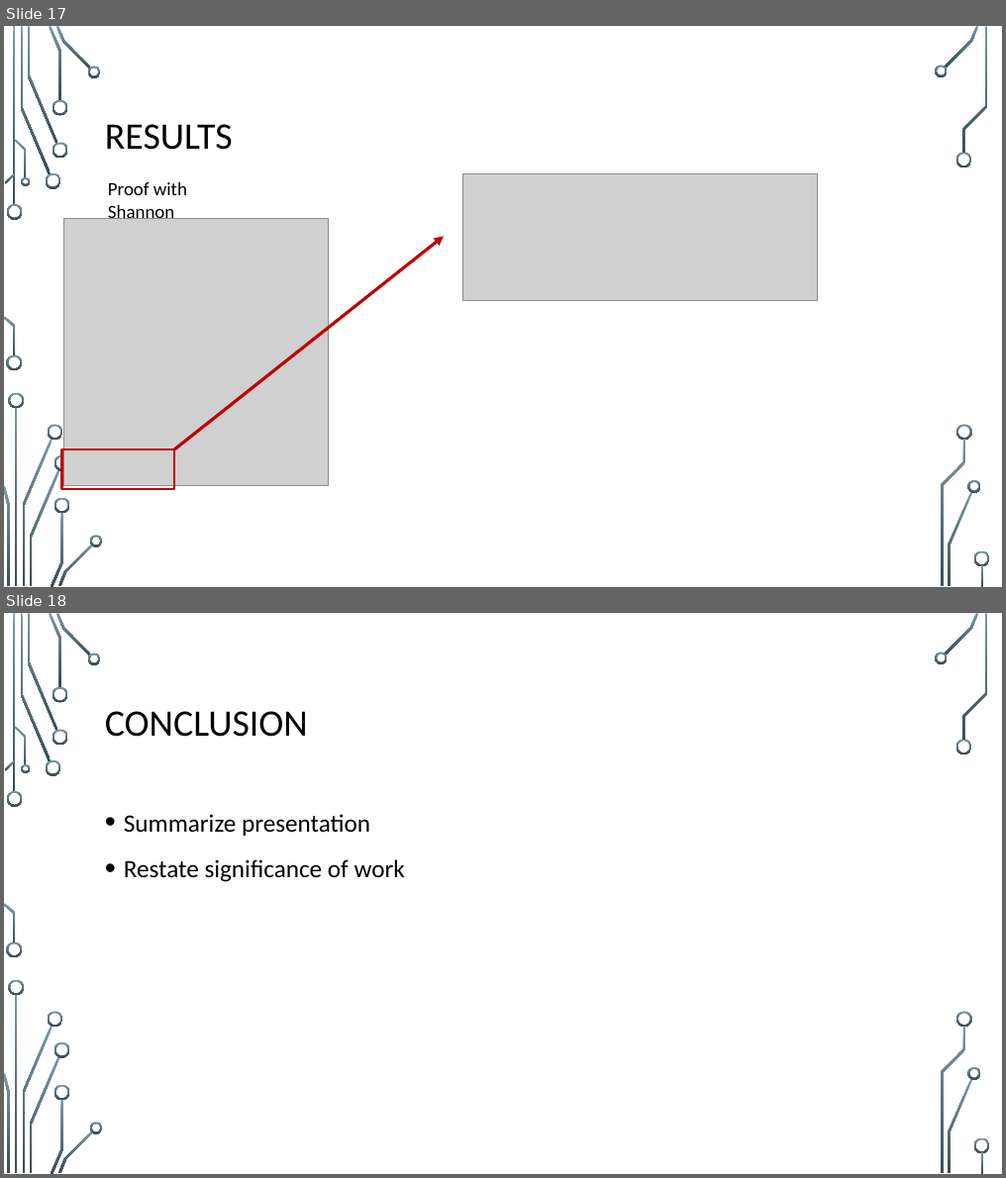
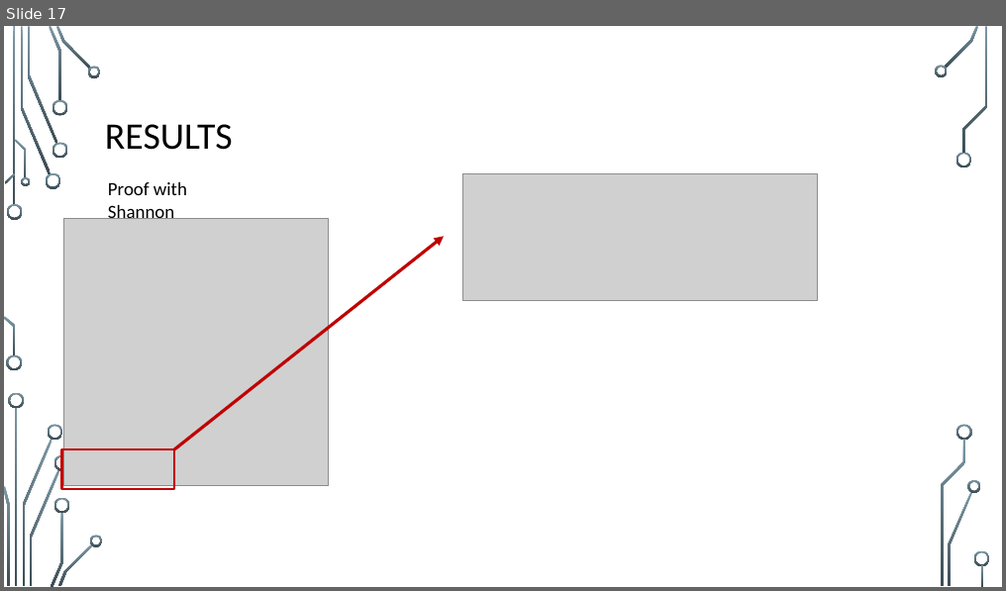
Before and after one commit to StanWarford/case-analysis, a slide deck: SCCUR-slides.pptx. Shown one above the other, each under a label of ours: slides 17 and 18 before the commit, slide 17 after it. The pictures are 1006x1178 and 1006x591 pixels, drawn with LibreOffice and Linux fonts; fonts in the diff are those of the drawing; grey boxes stand for pictures; background and template pictures are left out. Boxes give left, top, right and bottom in pixels: in the first picture for what was removed or moved away, otherwise in the second. Text is boxed around its words. In the diff, an @@ line names an element or a change of style, - is before the commit and + after.

```diff
--- a/SCCUR-slides.pptx
+++ b/SCCUR-slides.pptx
@@ slide 18 removed at (4,613,1002,1174), background picture (left out); not listed: 36 template elements that a slide beside it also shows @@
@@ title removed at (105,711,308,737) @@
-CONCLUSION
@@ text removed at (124,814,405,882) @@
-• Summarize presentation
-• Restate significance of work
```
Also in this commit, not shown: 3 slides changed, 1 slide added.
